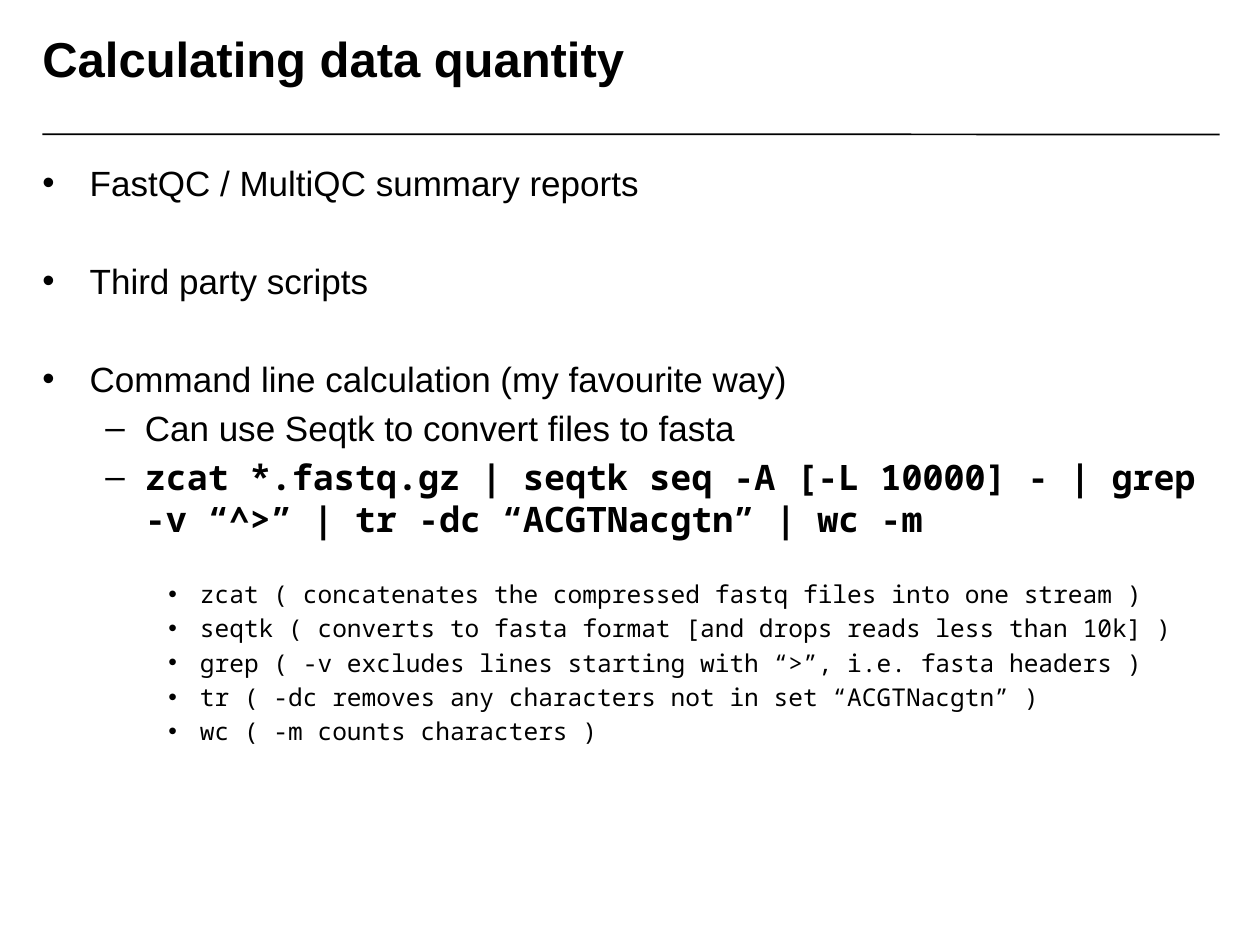
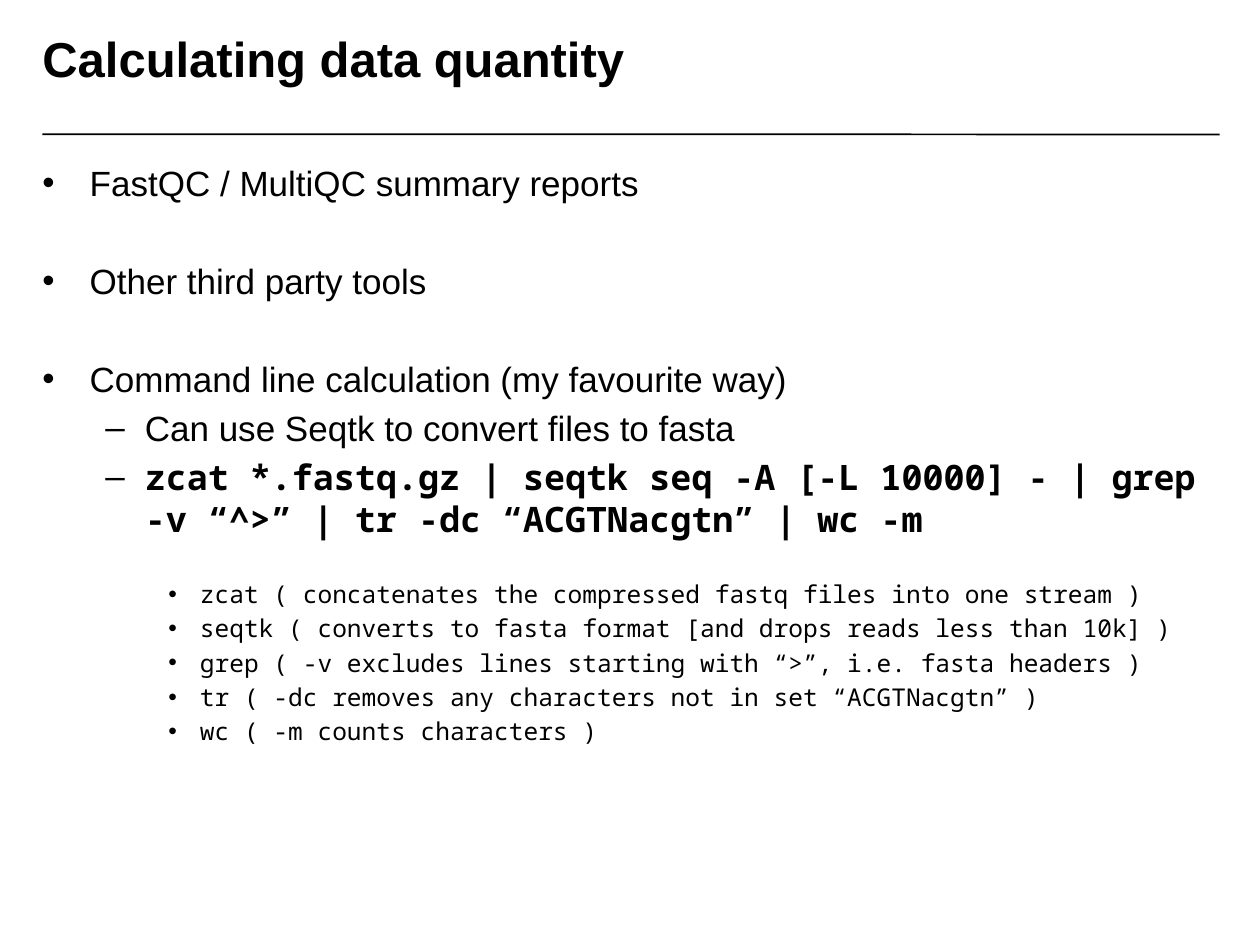
Before and after one commit to NBISweden/workshop-genome_assembly, a slide deck: slide 9 of slides/Sequence_Quality_Assessment_1.pptx. Drawn at 1260x945 pixels with LibreOffice and Linux fonts; fonts in the diff are those of the drawing; background and template pictures are left out. Boxes give left, top, right and bottom in pixels: in the first picture for what was removed or moved away, otherwise in the second. Text is boxed around its words. In the diff, an @@ line names an element or a change of style, - is before the commit and + after.

```diff
--- a/slides/Sequence_Quality_Assessment_1.pptx
+++ b/slides/Sequence_Quality_Assessment_1.pptx
@@ text at (90,268,426,301): text changed @@
-• Third party scripts
+• Other third party tools
```
Also in this commit, not shown: 4 other files.
